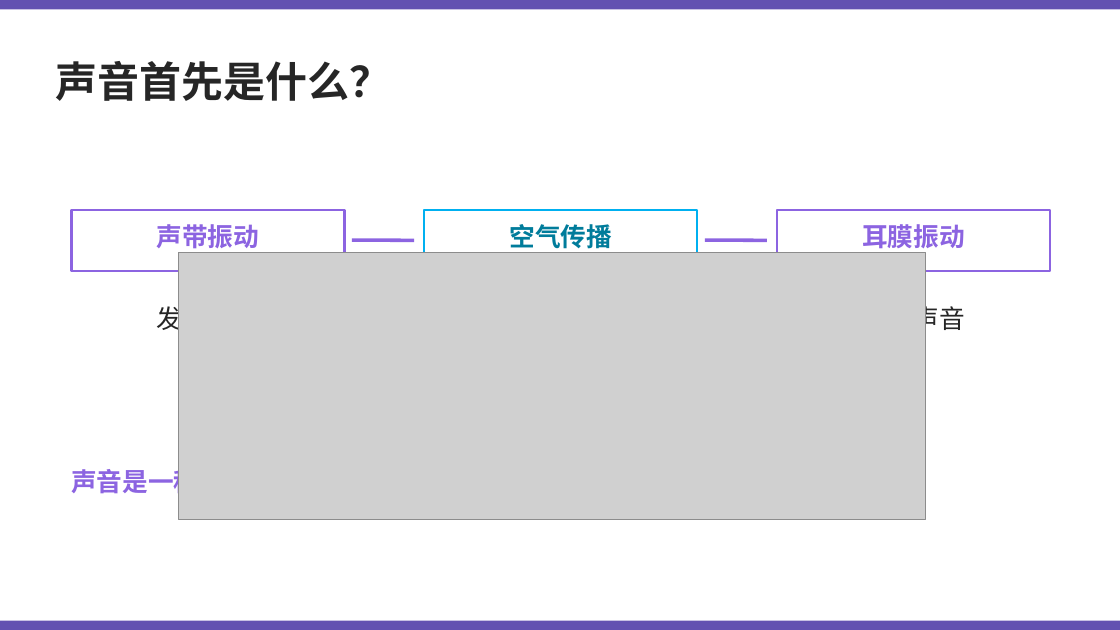
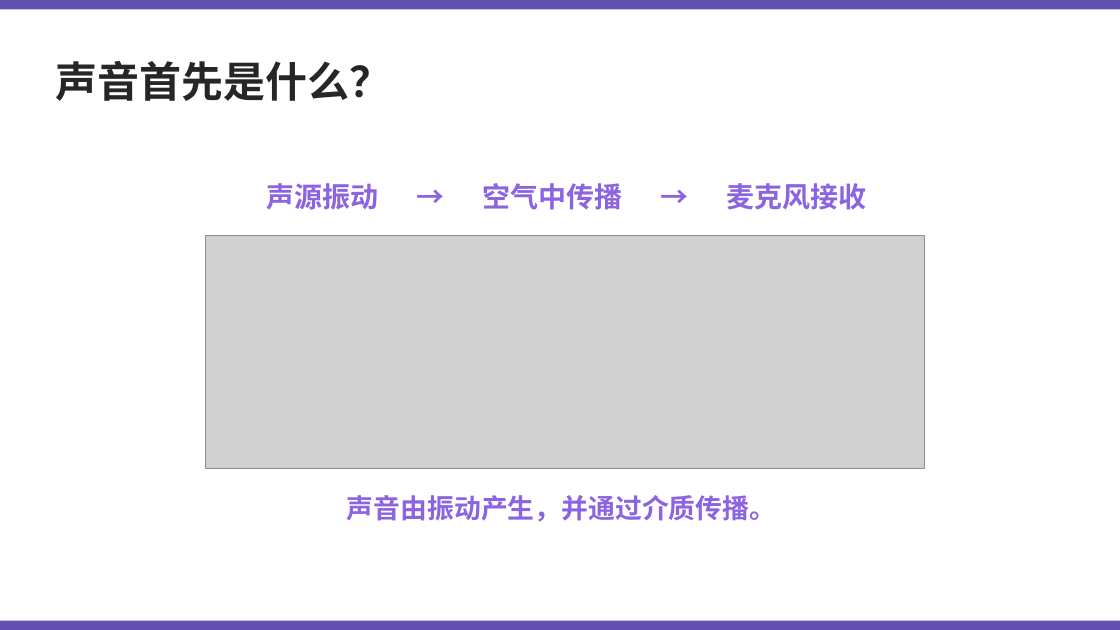
Before and after one commit to Kunonepeng/shtick, a slide deck: slide 3 of 1-2-encoding/1-2-3-audio-encoding-v2/1-2-3-audio-encoding-v8.5.gpt.pptx. Drawn at 1120x630 pixels with LibreOffice and Linux fonts; fonts in the diff are those of the drawing; grey boxes stand for pictures. Boxes give left, top, right and bottom in pixels: in the first picture for what was removed or moved away, otherwise in the second. Text is boxed around its words. In the diff, an @@ line names an element or a change of style, - is before the commit and + after.

```diff
--- a/1-2-encoding/1-2-3-audio-encoding-v2/1-2-3-audio-encoding-v8.5.gpt.pptx
+++ b/1-2-encoding/1-2-3-audio-encoding-v2/1-2-3-audio-encoding-v8.5.gpt.pptx
@@ rectangle added at [63, 154, 1059, 533], fill #FFFFFF @@
@@ text added at [266, 183, 867, 210], 24 pt, text #8C64E1, bold @@
+声源振动 → 空气中传播 → 麦克风接收
@@ rectangle removed at [71, 210, 344, 271] @@
@@ text removed at [157, 224, 260, 253] @@
-声带振动
@@ picture: place and size @@
-picture at [178, 252, 926, 519]
+picture at [206, 235, 924, 469]
@@ rectangle removed at [424, 210, 697, 271] @@
@@ text removed at [509, 224, 612, 253] @@
-空气传播
@@ rectangle removed at [777, 210, 1050, 271] @@
@@ text removed at [862, 224, 965, 253] @@
-耳膜振动
@@ line removed from (352, 240) to (414, 240) @@
@@ line removed from (705, 240) to (767, 240) @@
@@ text removed at [157, 301, 260, 334] @@
-发出声音
@@ text removed at [862, 301, 965, 334] @@
-听到声音
@@ text added at [347, 495, 776, 522], 23 pt, text #8C64E1, bold @@
+声音由振动产生，并通过介质传播。
```
Also in this commit, not shown: 1 other slide changed, 12 other files.
